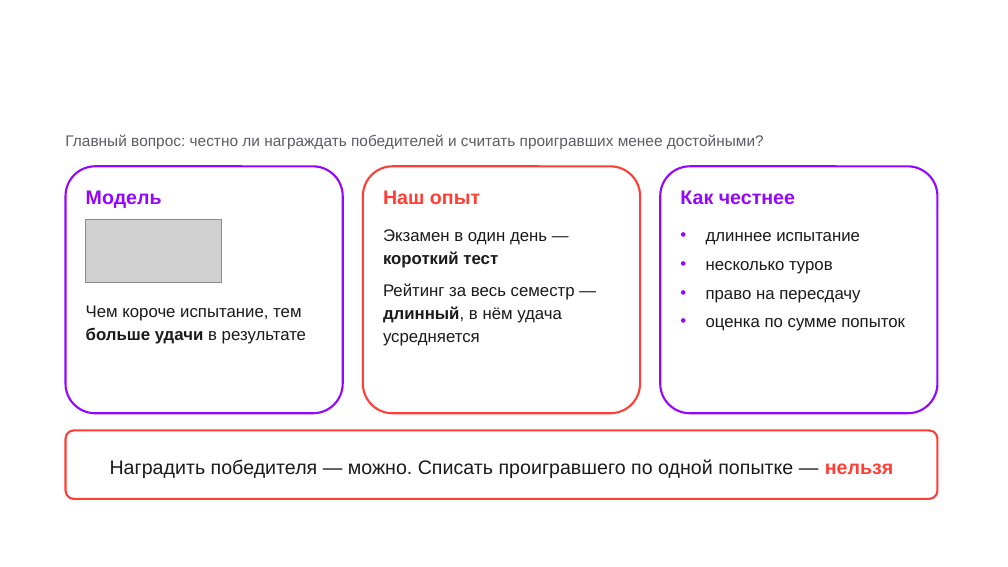
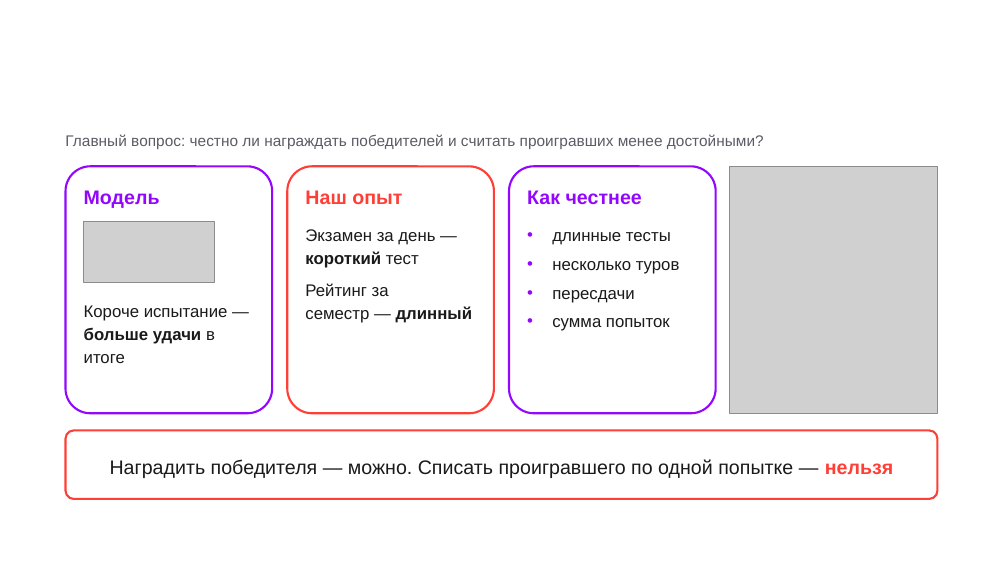
Before and after one commit to kristina67526752-byte/video, a slide deck: slide 21 of talent-vs-luck/Победителей_не_судят_с_п5.pptx. Drawn at 1008x567 pixels with LibreOffice and Linux fonts; fonts in the diff are those of the drawing; grey boxes stand for pictures; background and template pictures are left out. Boxes give left, top, right and bottom in pixels: in the first picture for what was removed or moved away, otherwise in the second. Text is boxed around its words. In the diff, an @@ line names an element or a change of style, - is before the commit and + after.

```diff
--- a/talent-vs-luck/Победителей_не_судят_с_п5.pptx
+++ b/talent-vs-luck/Победителей_не_судят_с_п5.pptx
@@ rounded rectangle: place and size @@
-rounded rectangle at box(66, 166, 343, 413)
+rounded rectangle at box(66, 166, 272, 413)
@@ rounded rectangle: place and size @@
-rounded rectangle at box(363, 166, 640, 413)
+rounded rectangle at box(287, 166, 494, 413)
@@ rounded rectangle: place and size @@
-rounded rectangle at box(660, 166, 937, 413)
+rounded rectangle at box(509, 166, 716, 413)
@@ picture added at box(730, 166, 937, 413) @@
@@ text "Наш опыт": place and size @@
-text "Наш опыт" at box(383, 190, 480, 204)
+text "Наш опыт" at box(305, 190, 402, 204)
@@ text "Как честнее": place and size @@
-text "Как честнее" at box(680, 190, 795, 205)
+text "Как честнее" at box(527, 190, 642, 205)
@@ picture: place and size @@
-picture at box(86, 220, 222, 282)
+picture at box(84, 222, 215, 282)
@@ text at box(305, 229, 473, 323): text changed @@
-Экзамен в один день — короткий тест
-Рейтинг за весь семестр — длинный, в нём удача усредняется
+Экзамен за день — короткий тест
+Рейтинг за семестр — длинный
@@ text added at box(552, 232, 680, 331), 12 pt, text #1A1A1A @@
+• длинные тесты
+• несколько туров
+• пересдачи
+• сумма попыток
@@ text removed at box(706, 232, 905, 331) @@
-• длиннее испытание
-• несколько туров
-• право на пересдачу
-• оценка по сумме попыток
@@ text at box(84, 305, 228, 363): text changed @@
-Чем короче испытание, тем больше удачи в результате
+Короче испытание — больше удачи в итоге
```
Also in this commit, not shown: 4 other slides changed, 24 other files.
